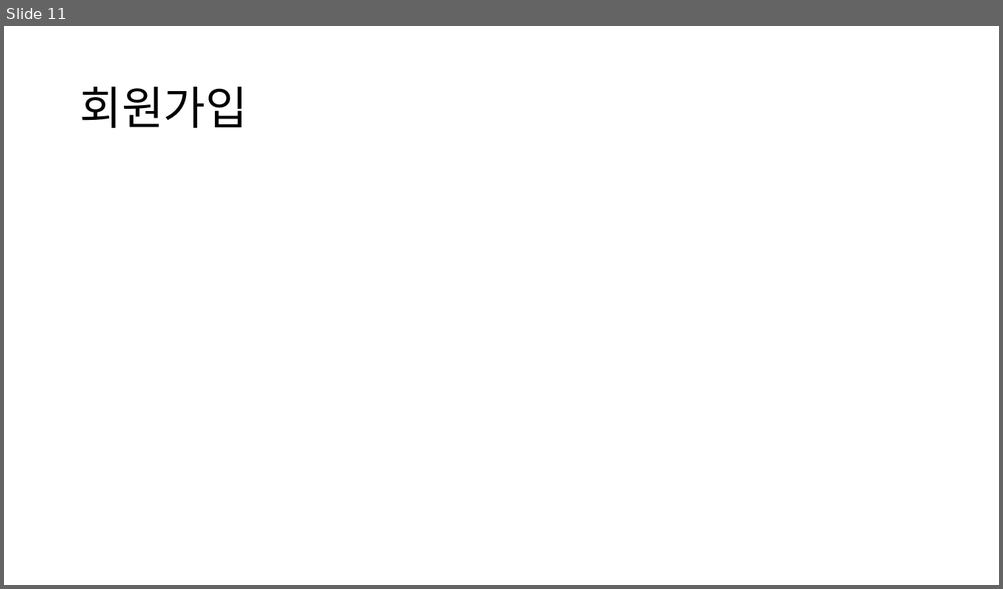
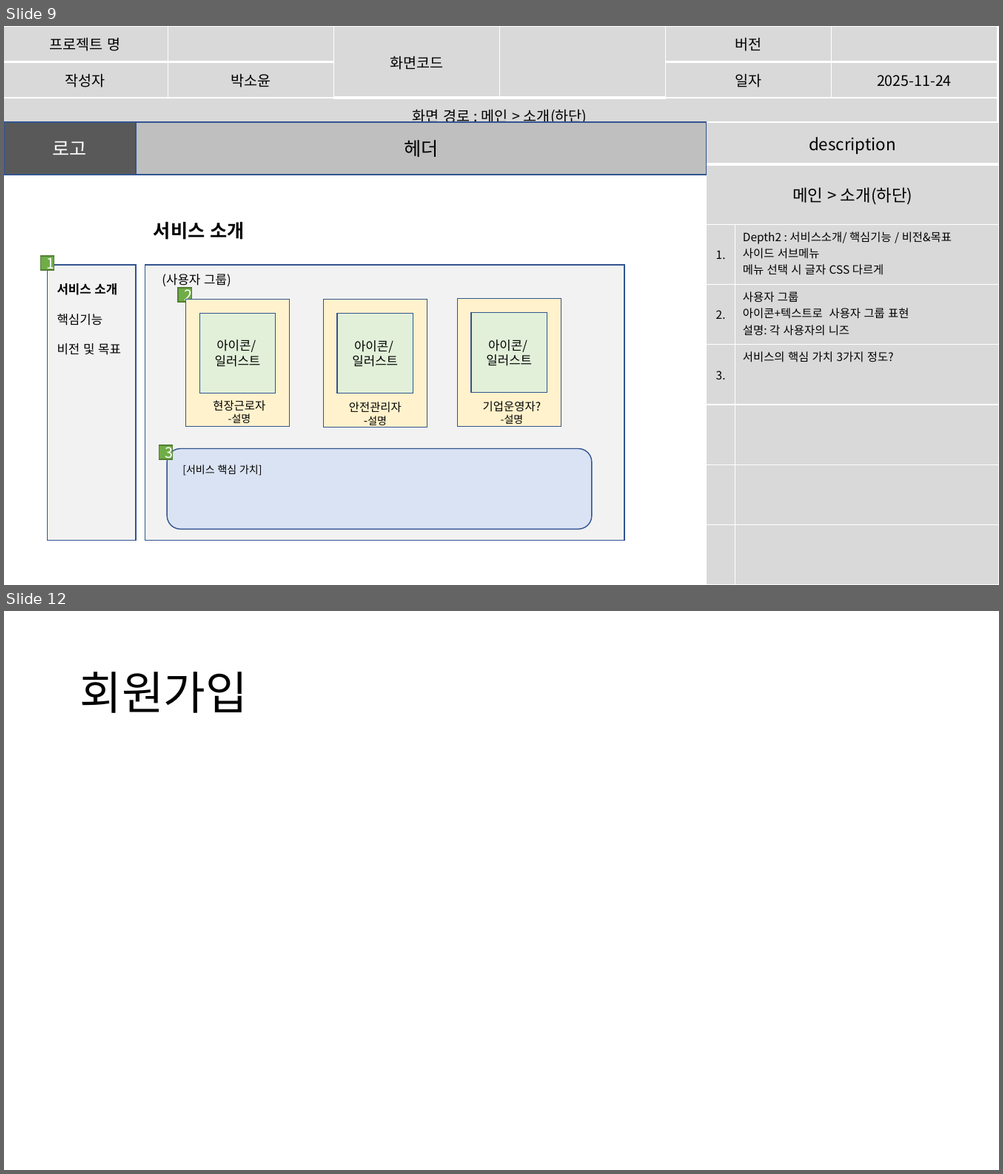
Before and after one commit to imyongchan/source, a slide deck: 스토리보드- 11.20/스토리보드_종합중.pptx. Shown one above the other, each under a label of ours: slide 11 before the commit, slides 9 and 12 after it; the slides between them are not shown. The pictures are 1003x589 and 1003x1174 pixels, drawn with LibreOffice and Linux fonts; fonts in the diff are those of the drawing. Boxes give left, top, right and bottom in pixels: in the first picture for what was removed or moved away, otherwise in the second. Text is boxed around its words. In the diff, an @@ line names an element or a change of style, - is before the commit and + after.

```diff
--- a/스토리보드- 11.20/스토리보드_종합중.pptx
+++ b/스토리보드- 11.20/스토리보드_종합중.pptx
@@ slide 9 added at <box>4,26,999,585</box>, background #FFFFFF @@
@@ table added at <box>4,26,996,126</box>, 3 rows, 6 columns @@
+프로젝트 명 |  | 화면코드 |  | 버전 | 
+작성자 | 박소윤 |  |  | 일자 | 2025-11-24
+화면 경로 : 메인 > 소개(하단) |  |  |  |  | 
@@ rectangle added at <box>4,122,136,175</box>, fill #595959, outline #325491 1 pt, 18 pt, text #FFFFFF @@
+로고
@@ rectangle added at <box>136,122,706,175</box>, fill #BFBFBF, outline #325491 1 pt, 18 pt, text #000000 @@
+헤더
@@ table added at <box>706,122,999,585</box>, 8 rows, 2 columns @@
+description | 
+메인 > 소개(하단) | 
+1. | Depth2 : 서비스소개/ 핵심기능 / 비전&목표 / 사이드 서브메뉴 / 메뉴 선택 시 글자 CSS 다르게
+2. | 사용자 그룹 / 아이콘+텍스트로 사용자 그룹 표현 / 설명: 각 사용자의 니즈
+3. | 서비스의 핵심 가치 3가지 정도?
+ | 
+ | 
+ | 
@@ text added at <box>153,222,244,240</box>, 18 pt, text #000000, bold @@
+서비스 소개
@@ rectangle added at <box>40,257,54,271</box>, fill #70AD47, outline #538035 1 pt, 14 pt, text #FFFFFF @@
+1
@@ rectangle added at <box>47,265,135,541</box>, fill #F2F2F2, outline #325491 1 pt @@
@@ rectangle added at <box>145,265,625,541</box>, fill #F2F2F2, outline #325491 1 pt @@
@@ text added at <box>57,284,121,355</box>, 12 pt, text #000000 @@
+서비스 소개
+핵심기능
+비전 및 목표
@@ text added at <box>162,274,231,288</box>, 12 pt, text #000000 @@
+(사용자 그룹)
@@ rectangle added at <box>178,288,191,302</box>, fill #70AD47, outline #538035 1 pt, 14 pt, text #FFFFFF @@
+2
@@ rectangle added at <box>186,299,290,426</box>, fill #FFF2CC, outline #325491 1 pt @@
@@ rectangle added at <box>199,313,276,393</box>, fill #E2F0D9, outline #325491 1 pt, 12 pt, text #000000 @@
+아이콘/
+일러스트
@@ rectangle added at <box>324,299,427,427</box>, fill #FFF2CC, outline #325491 1 pt @@
@@ rectangle added at <box>338,313,414,393</box>, fill #E2F0D9, outline #325491 1 pt, 12 pt, text #000000 @@
+아이콘/
+일러스트
@@ rectangle added at <box>458,299,561,427</box>, fill #FFF2CC, outline #325491 1 pt @@
@@ rectangle added at <box>471,312,547,392</box>, fill #E2F0D9, outline #325491 1 pt, 12 pt, text #000000 @@
+아이콘/
+일러스트
@@ text added at <box>213,400,265,423</box>, 11 pt, text #000000 @@
+현장근로자
+-설명
@@ text added at <box>349,402,401,428</box>, 11 pt, text #000000 @@
+안전관리자
+-설명
@@ text added at <box>483,401,540,427</box>, 11 pt, text #000000 @@
+기업운영자?
+-설명
@@ rectangle added at <box>159,446,173,460</box>, fill #70AD47, outline #538035 1 pt, 14 pt, text #FFFFFF @@
+3
@@ rounded rectangle added at <box>167,449,591,530</box>, fill #DAE3F3, outline #325491 1 pt @@
@@ text added at <box>182,465,262,476</box>, 10 pt, text #000000 @@
+[서비스 핵심 가치]
@@ what was slide 11 is now slide 12 @@
```
Also in this commit, not shown: 16 slides changed, 27 other slides added, 4 slides removed.
